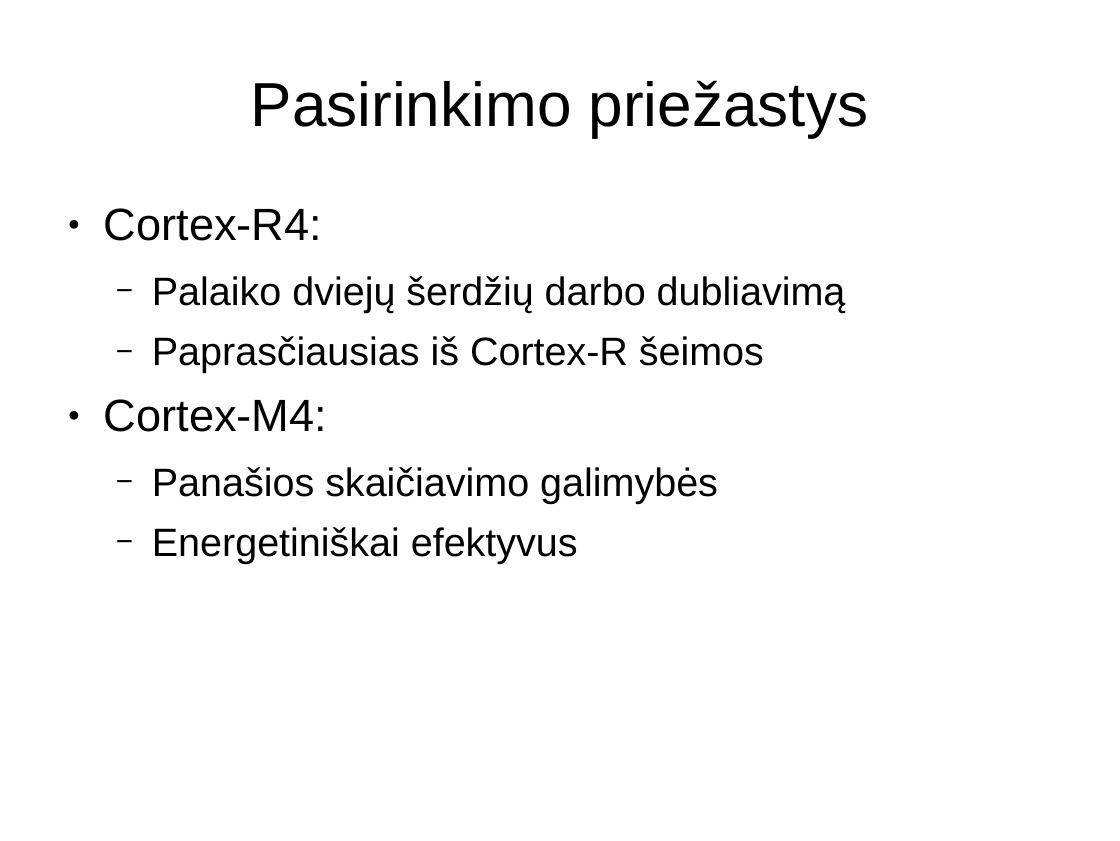
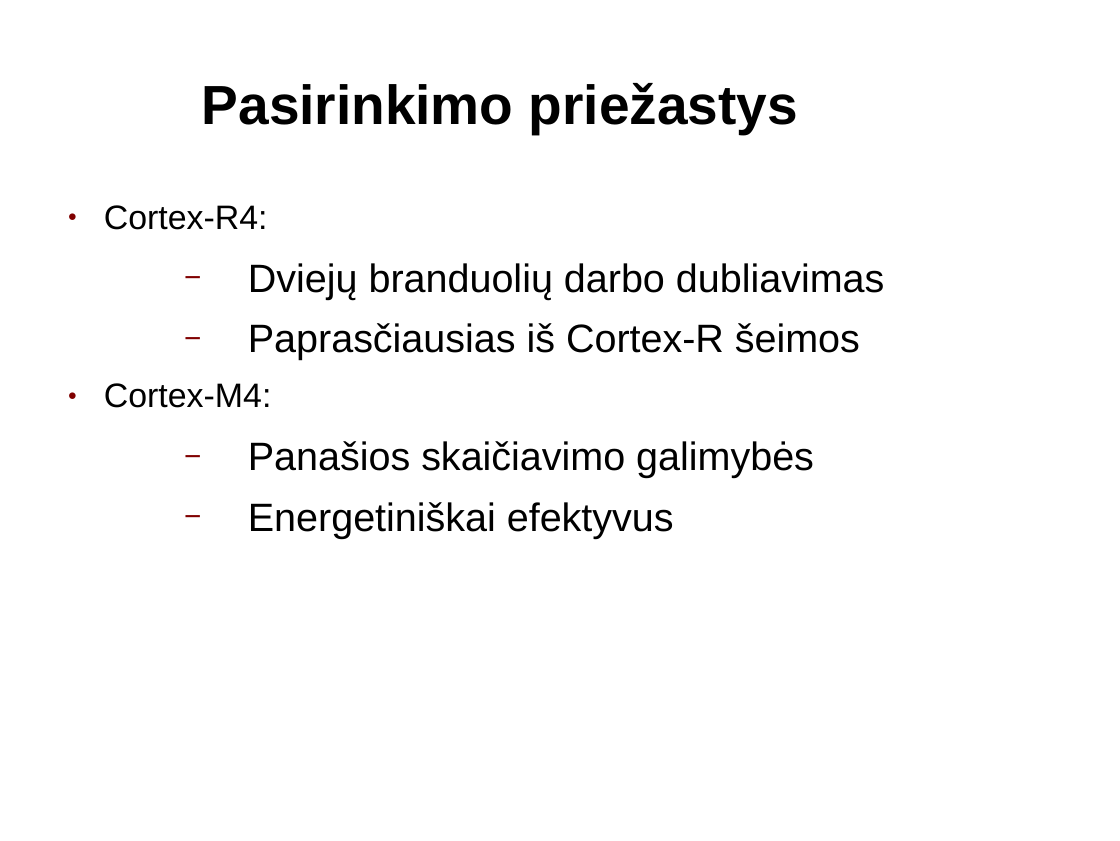
Before and after one commit to kurmis/bakis, a slide deck: slide 4 of pristatymas bak/Mindaugas Kurmauskas.ppt. Drawn at 1120x841 pixels with LibreOffice and Linux fonts; fonts in the diff are those of the drawing; background and template pictures are left out. Boxes give left, top, right and bottom in pixels: in the first picture for what was removed or moved away, otherwise in the second. Text is boxed around its words. In the diff, an @@ line names an element or a change of style, - is before the commit and + after.

```diff
--- a/pristatymas bak/Mindaugas Kurmauskas.ppt
+++ b/pristatymas bak/Mindaugas Kurmauskas.ppt
@@ title "Pasirinkimo priežastys" moved from (x1=251, y1=80, x2=868, y2=137) to (x1=202, y1=83, x2=798, y2=133) @@
@@ title "Pasirinkimo priežastys" at (x1=202, y1=83, x2=798, y2=133): size 44 to 39 pt, bold on @@
@@ text at (x1=104, y1=205, x2=860, y2=538): size 32 to 24 pt in "Cortex-R4:", "Cortex-M4:"; bullet colour #000000 to #800000; indent changed @@
@@ text at (x1=248, y1=263, x2=885, y2=300): text changed @@
-  − Palaiko dviejų šerdžių darbo dubliavimą
+  − Dviejų branduolių darbo dubliavimas
```
Also in this commit, not shown: 11 other slides changed, 6 other files.
